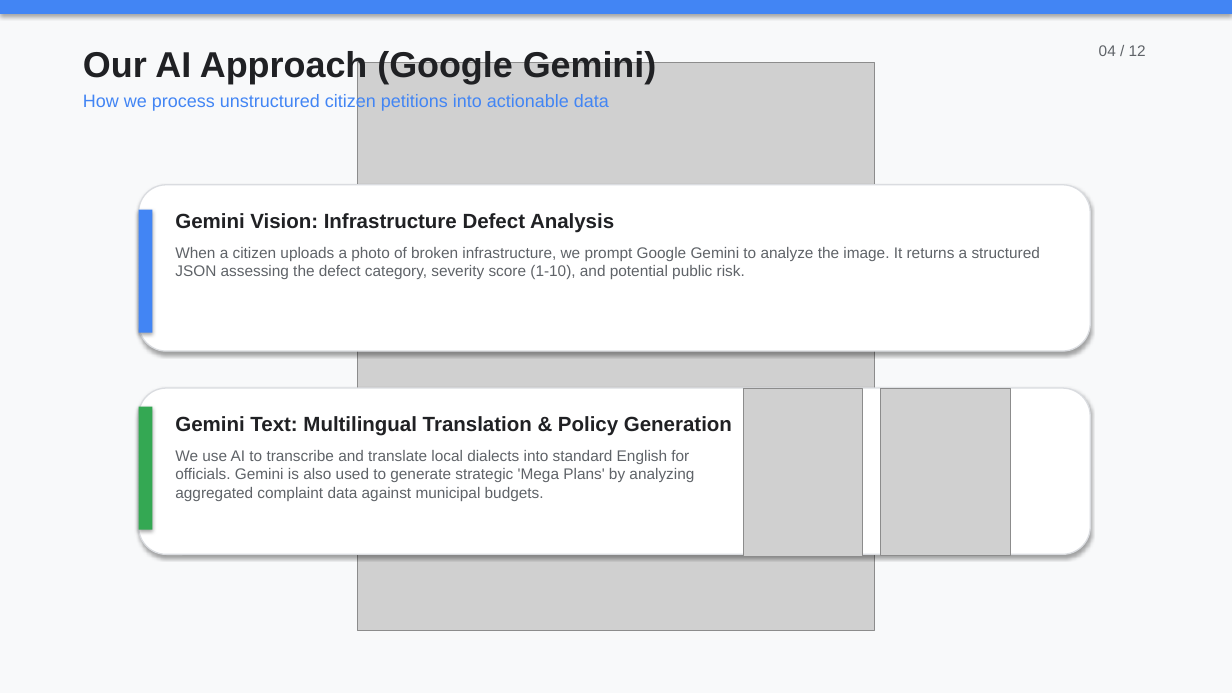
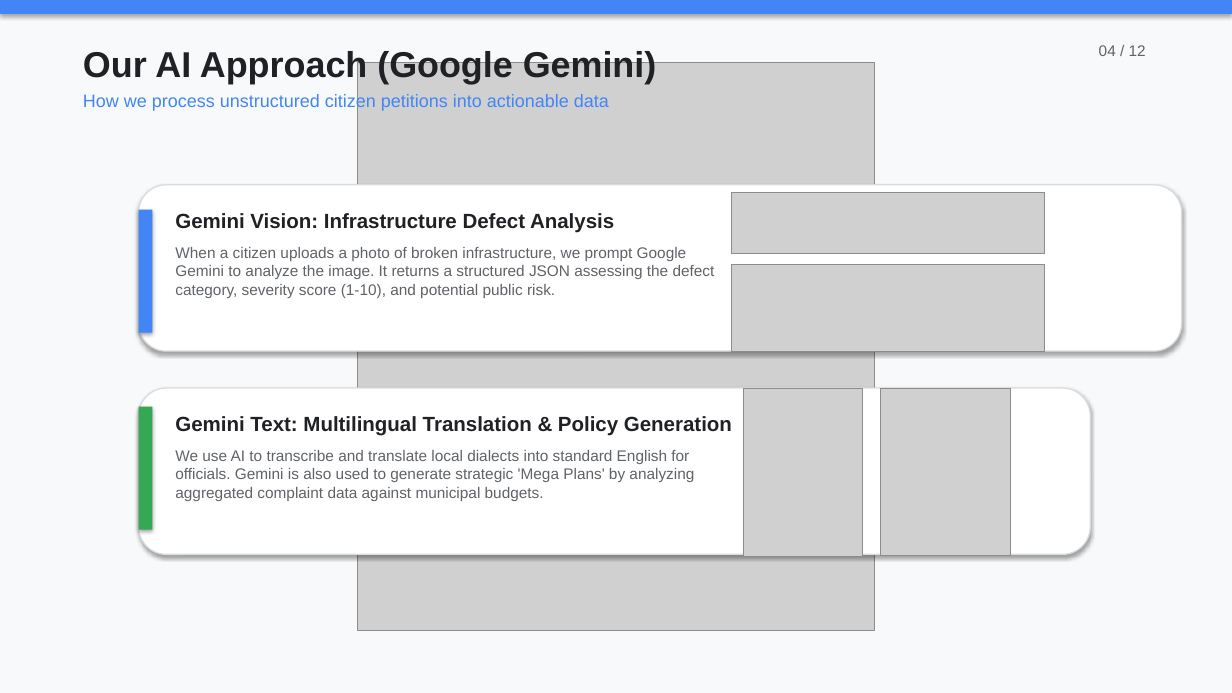
Before and after one commit to ParasSingh29/CivicPulse-BRICS, a slide deck: slide 4 of CivicPulse-BRICS_Pitch_Deck_Light.pptx. Drawn at 1232x693 pixels with LibreOffice and Linux fonts; fonts in the diff are those of the drawing; grey boxes stand for pictures. Boxes give left, top, right and bottom in pixels: in the first picture for what was removed or moved away, otherwise in the second. Text is boxed around its words. In the diff, an @@ line names an element or a change of style, - is before the commit and + after.

```diff
--- a/CivicPulse-BRICS_Pitch_Deck_Light.pptx
+++ b/CivicPulse-BRICS_Pitch_Deck_Light.pptx
@@ rounded rectangle: place and size @@
-rounded rectangle at [139, 185, 1091, 351]
+rounded rectangle at [139, 185, 1182, 351]
@@ text "Gemini Vision: Infrastructure Defect Analysis" rewrapped from [175, 213, 1040, 279] to [175, 213, 715, 298] @@
@@ picture added at [731, 193, 1044, 254] @@
@@ picture added at [731, 264, 1044, 351] @@
```
Also in this commit, not shown: 5 other slides changed, 5 other files.
